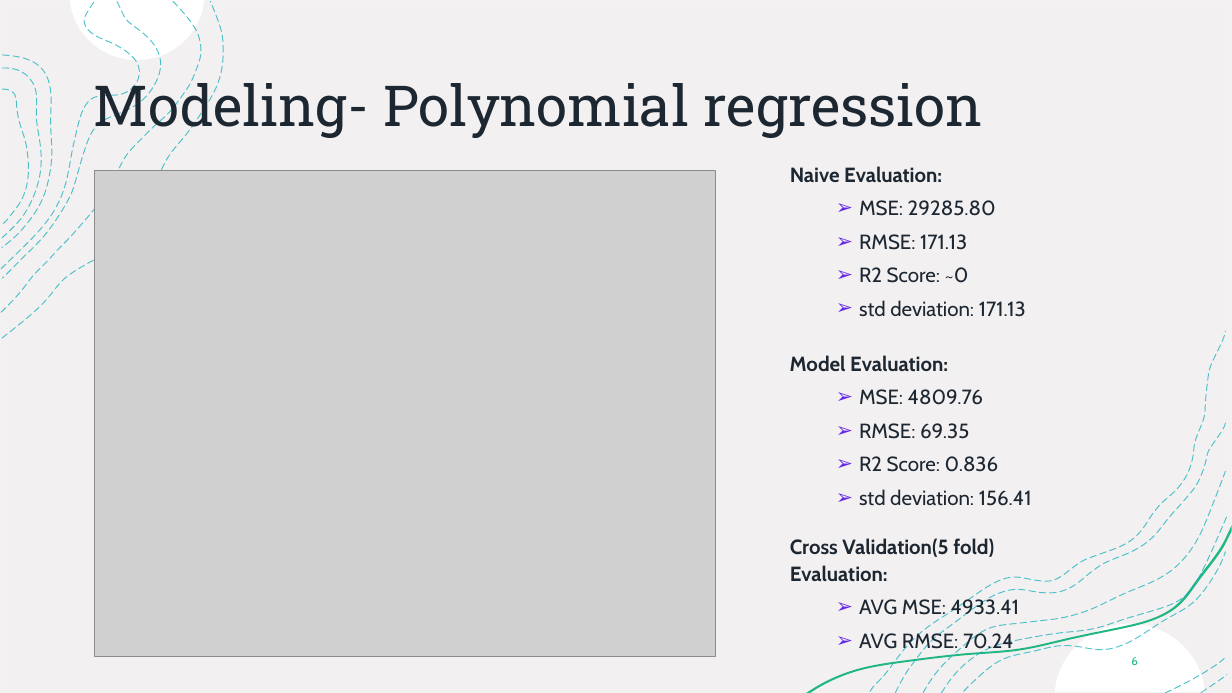
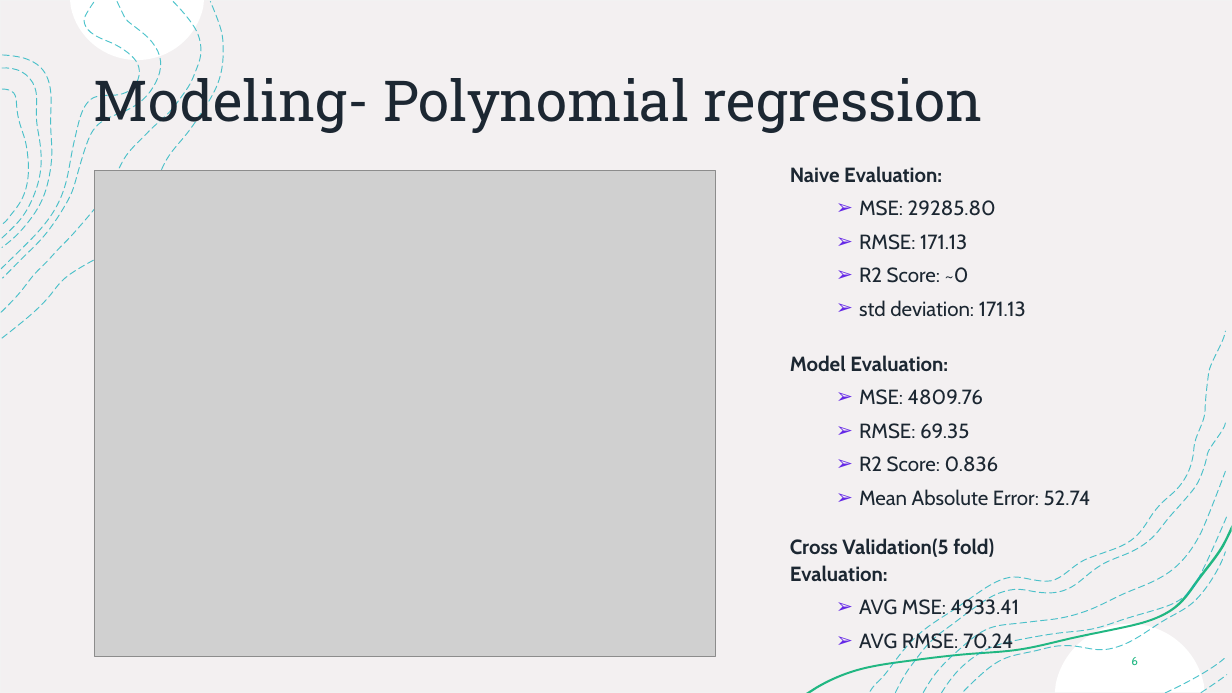
Before and after one commit to joss-thu/MLProj-GermanAirFares, a slide deck: slide 6 of ML-Project.pptx. Drawn at 1232x693 pixels with LibreOffice and Linux fonts; fonts in the diff are those of the drawing; grey boxes stand for pictures. Boxes give left, top, right and bottom in pixels: in the first picture for what was removed or moved away, otherwise in the second. Text is boxed around its words. In the diff, an @@ line names an element or a change of style, - is before the commit and + after.

```diff
--- a/ML-Project.pptx
+++ b/ML-Project.pptx
@@ title "Modeling- Polynomial regression": place and size @@
-title "Modeling- Polynomial regression" at box(94, 74, 983, 139)
+title "Modeling- Polynomial regression" at box(94, 70, 983, 135)
@@ text at box(859, 489, 1091, 506): text changed @@
-  ➢ std deviation: 156.41
+  ➢ Mean Absolute Error: 52.74
```
Also in this commit, not shown: 6 other slides changed.
